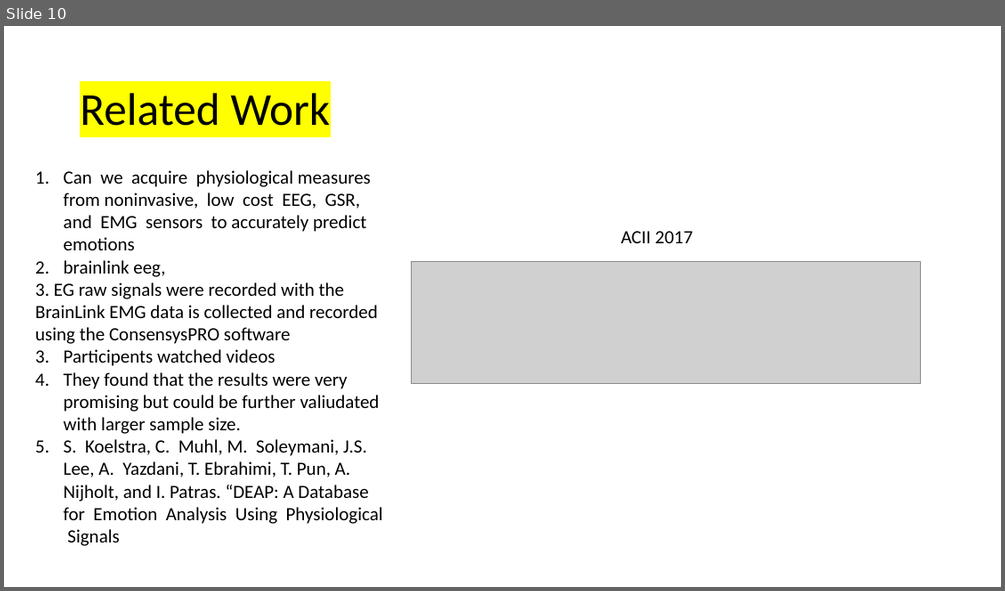
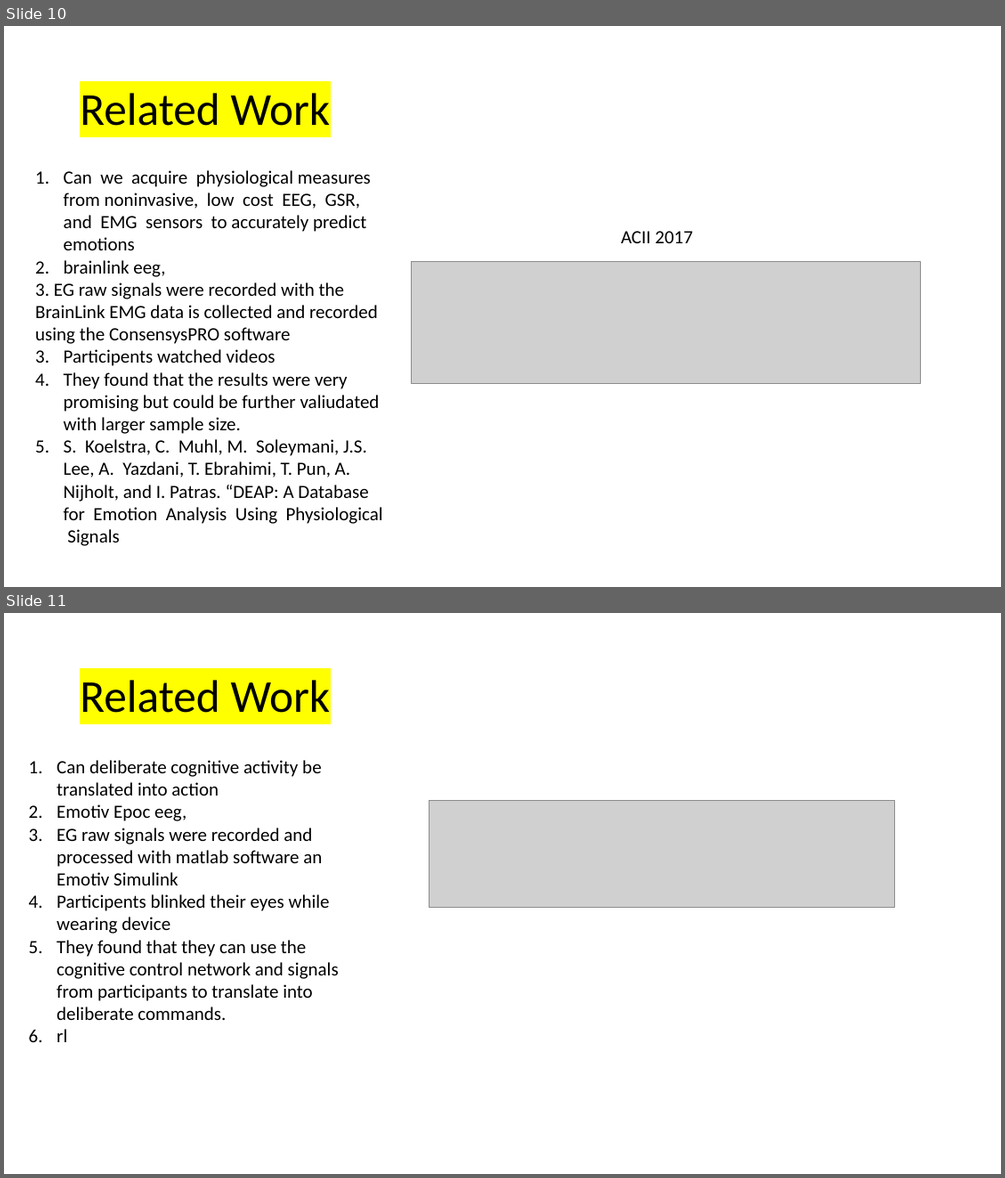
Before and after one commit to nauticalmonkey/CalPolyThesis, a slide deck: Thesis Idea.pptx. Shown one above the other, each under a label of ours: slide 10 before the commit, slides 10 and 11 after it. The pictures are 1005x591 and 1005x1178 pixels, drawn with LibreOffice and Linux fonts; fonts in the diff are those of the drawing; grey boxes stand for pictures. Boxes give left, top, right and bottom in pixels: in the first picture for what was removed or moved away, otherwise in the second. Text is boxed around its words. In the diff, an @@ line names an element or a change of style, - is before the commit and + after.

```diff
--- a/Thesis Idea.pptx
+++ b/Thesis Idea.pptx
@@ slide 11 added at (4,613,1001,1174), background #FFFFFF @@
@@ title added at (80,680,331,713), 44 pt, text #000000 @@
+Related Work
@@ text added at (57,760,339,1042), 18 pt, text #000000 @@
+1. Can deliberate cognitive activity be translated into action
+2. Emotiv Epoc eeg,
+3. EG raw signals were recorded and processed with matlab software an Emotiv Simulink
+4. Participents blinked their eyes while wearing device
+5. They found that they can use the cognitive control network and signals from participants to translate into deliberate commands.
+6. rl
@@ picture added at (429,800,895,907) @@
```
Also in this commit, not shown: 3 other slides added, 1 slide removed, 4 other files.
